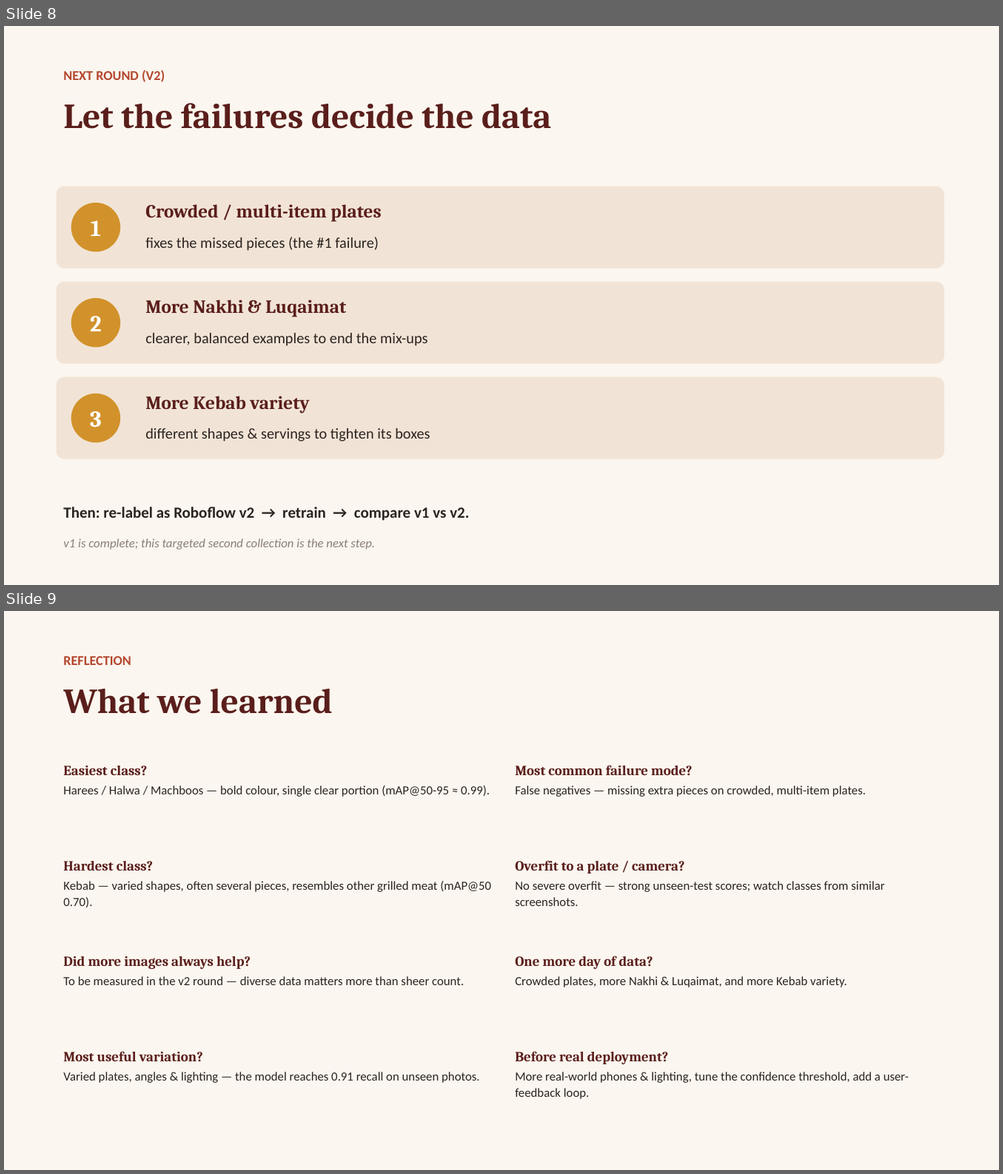
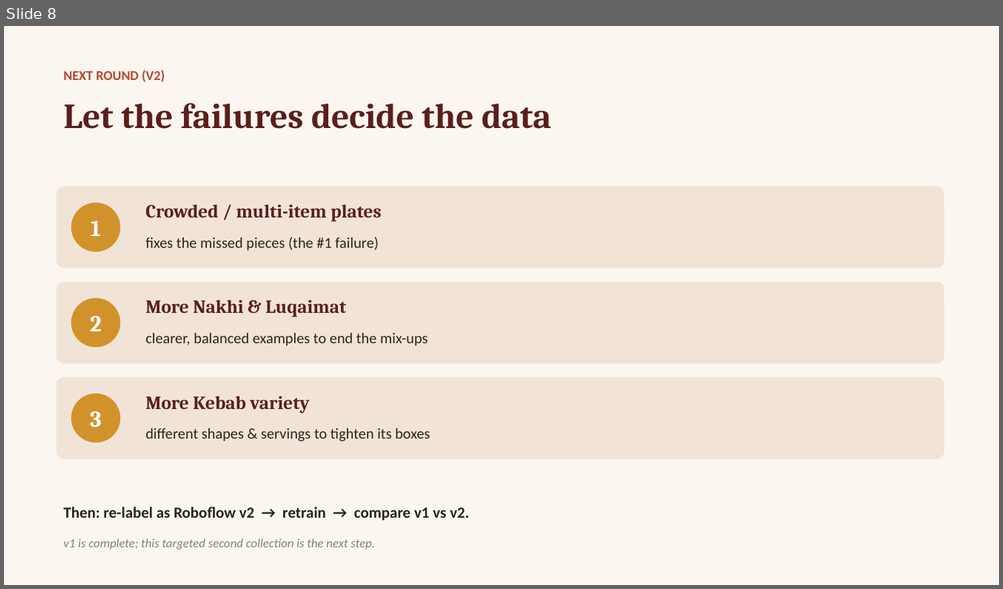
Before and after one commit to hymoo2002/Bahrain-Food-Detector, a slide deck: Bahraini_Food_Detector_Results.pptx. Shown one above the other, each under a label of ours: slides 8 and 9 before the commit, slide 8 after it. The pictures are 1003x1174 and 1003x589 pixels, drawn with LibreOffice and Linux fonts; fonts in the diff are those of the drawing. Boxes give left, top, right and bottom in pixels: in the first picture for what was removed or moved away, otherwise in the second. Text is boxed around its words. In the diff, an @@ line names an element or a change of style, - is before the commit and + after.

```diff
--- a/Bahraini_Food_Detector_Results.pptx
+++ b/Bahraini_Food_Detector_Results.pptx
@@ slide 9 removed at (x1=4, y1=611, x2=999, y2=1170), background #FFFFFF @@
@@ rectangle removed at (x1=4, y1=611, x2=999, y2=1170) @@
@@ text removed at (x1=63, y1=656, x2=131, y2=665) @@
-REFLECTION
@@ text removed at (x1=63, y1=689, x2=333, y2=714) @@
-What we learned
@@ text removed at (x1=63, y1=766, x2=489, y2=797) @@
-Easiest class?
-Harees / Halwa / Machboos — bold colour, single clear portion (mAP@50-95 ≈ 0.99).
@@ text removed at (x1=515, y1=765, x2=865, y2=797) @@
-Most common failure mode?
-False negatives — missing extra pieces on crowded, multi-item plates.
@@ text removed at (x1=63, y1=861, x2=491, y2=908) @@
-Hardest class?
-Kebab — varied shapes, often several pieces, resembles other grilled meat (mAP@50 0.70).
@@ text removed at (x1=515, y1=860, x2=884, y2=906) @@
-Overfit to a plate / camera?
-No severe overfit — strong unseen-test scores; watch classes from similar screenshots.
@@ text removed at (x1=63, y1=957, x2=464, y2=985) @@
-Did more images always help?
-To be measured in the v2 round — diverse data matters more than sheer count.
@@ text removed at (x1=515, y1=956, x2=847, y2=988) @@
-One more day of data?
-Crowded plates, more Nakhi & Luqaimat, and more Kebab variety.
@@ text removed at (x1=63, y1=1051, x2=480, y2=1083) @@
-Most useful variation?
-Varied plates, angles & lighting — the model reaches 0.91 recall on unseen photos.
@@ text removed at (x1=515, y1=1051, x2=908, y2=1099) @@
-Before real deployment?
-More real-world phones & lighting, tune the confidence threshold, add a user-feedback loop.
```
Also in this commit, not shown: 3 slides changed, 1 other slide removed.
